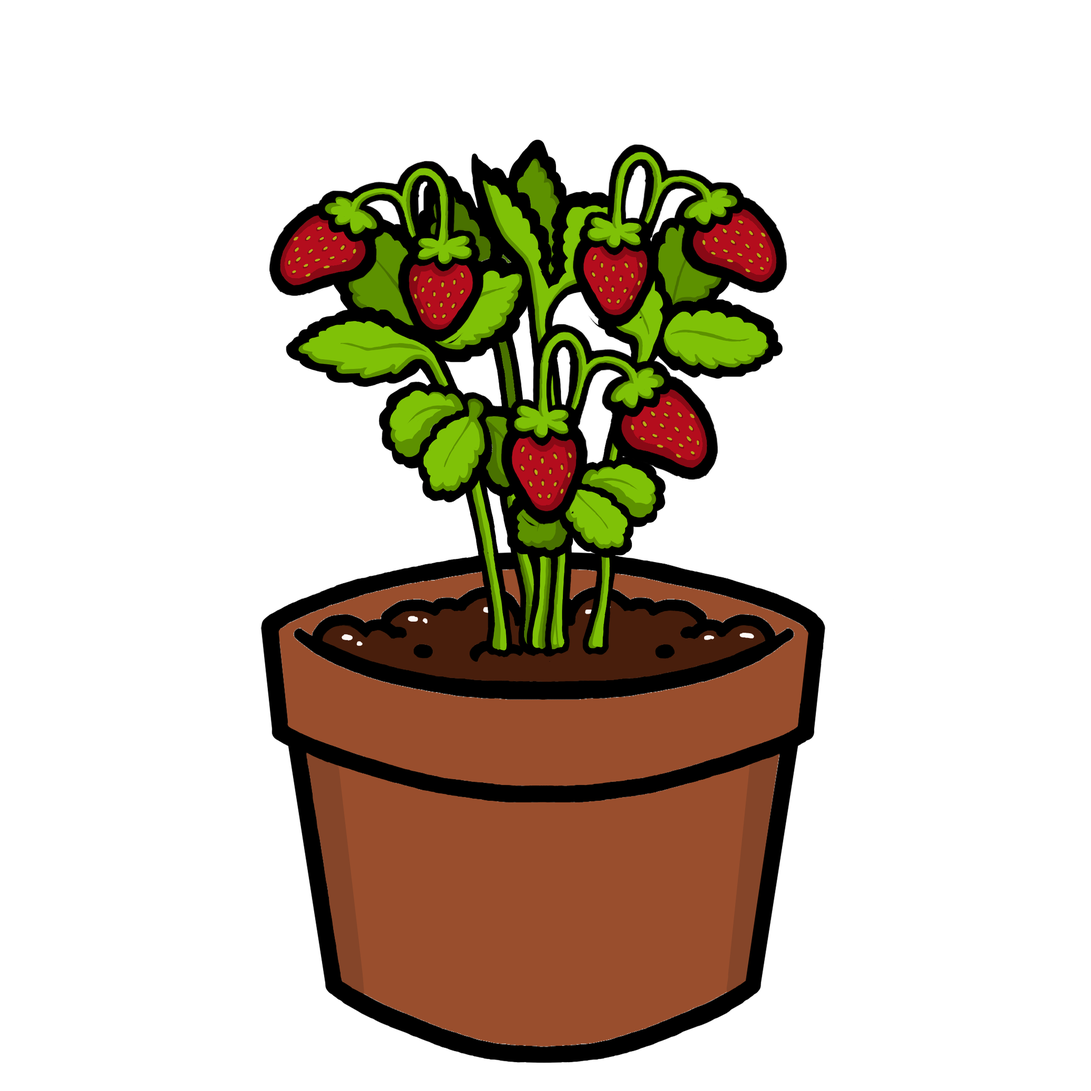
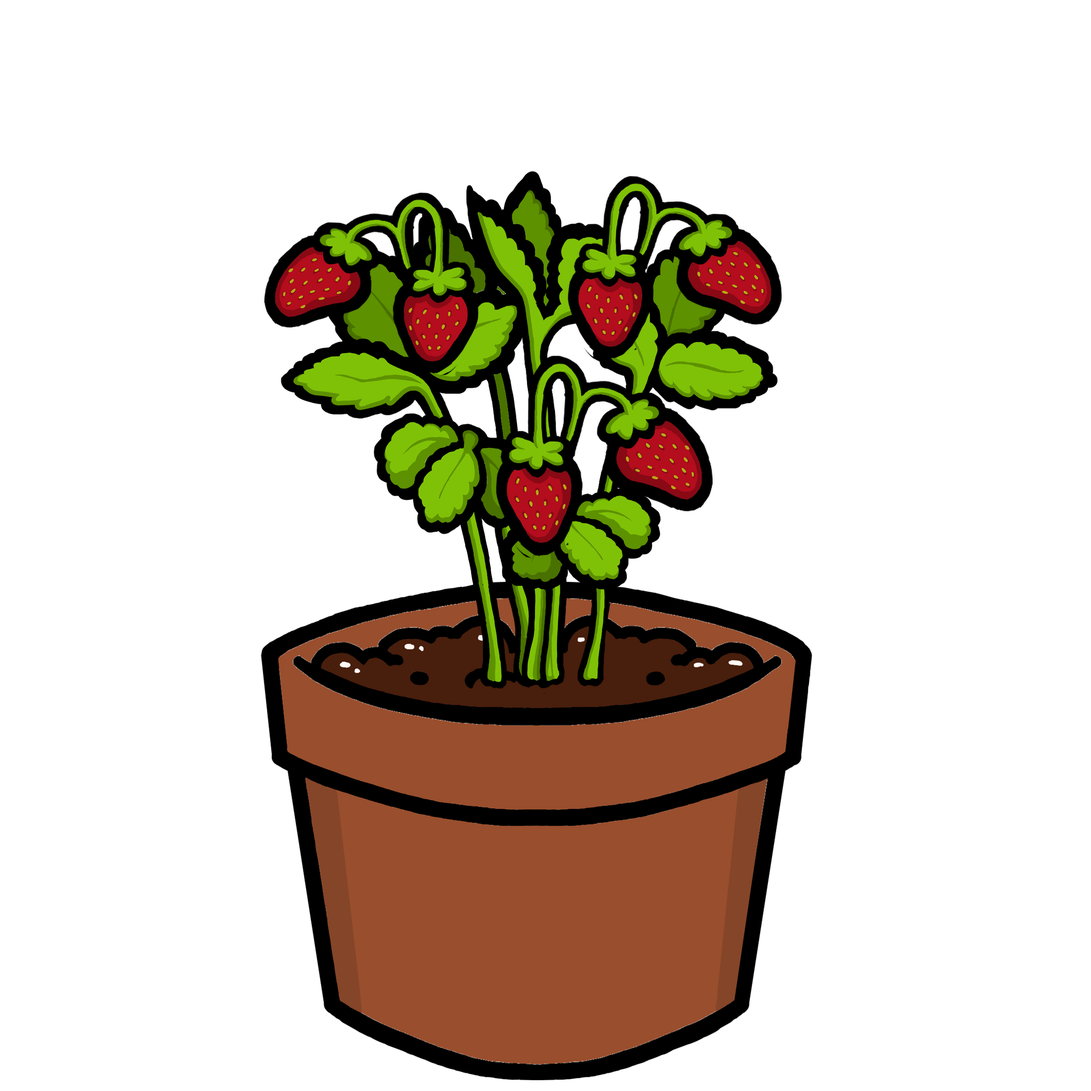
The second 1091 x 1091 image is a revision of the first. Changes to its layers:
painted on "Paint Layer 13" (1st of 3, in "strawberries") over box(262, 152, 489, 396)
painted on "Paint Layer 13" (2nd of 3, in "strawberries") over box(523, 139, 789, 393)
painted on "Paint Layer 13" (3rd of 3, in "strawberries") over box(465, 302, 722, 583)
added group "leaves" with 5 layers above "pot" over box(260, 150, 791, 722)
moved "Group 15" into group "leaves" over box(260, 139, 791, 699)
painted on "Paint Layer 12" (1st of 2, in "leaves" › "Group 15") over box(465, 442, 676, 699)
painted on "Paint Layer 12" (2nd of 2, in "leaves" › "Group 15") over box(332, 368, 566, 671)
painted on "Paint Layer 11" (1st of 2, in "leaves" › "Group 15") over box(262, 139, 789, 524)
moved "Paint Layer 11" (2nd of 2, in "leaves") into group "leaves", painted on it over box(349, 325, 769, 722)
renamed "Paint Layer 9" to "pot", painted on it over box(260, 535, 894, 1081)
